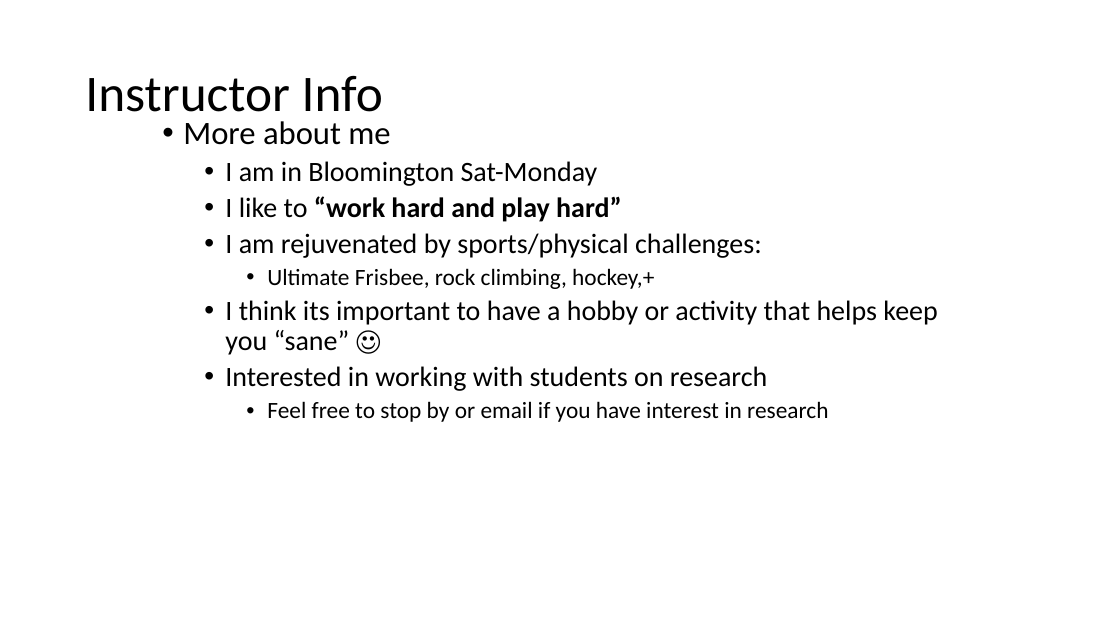
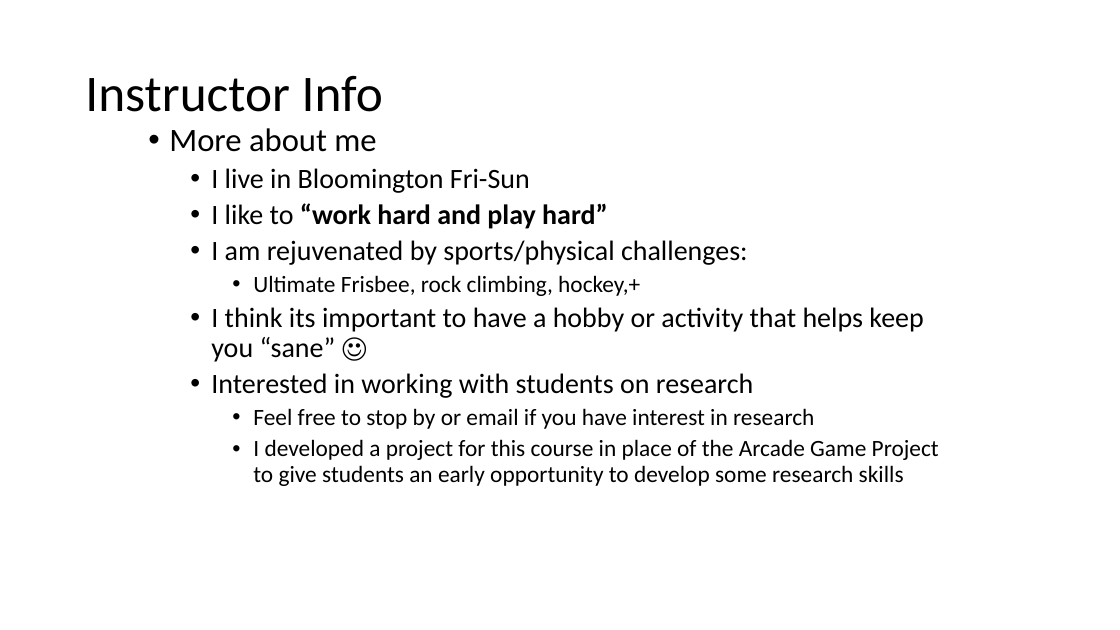
Before and after one commit to RHIT-CSSE/csse220, a slide deck: slide 7 of ClassMaterials/JavaIntro/Slides/InstructorIntro.pptx. Drawn at 1120x630 pixels with LibreOffice and Linux fonts; fonts in the diff are those of the drawing. Boxes give left, top, right and bottom in pixels: in the first picture for what was removed or moved away, otherwise in the second. Text is boxed around its words. In the diff, an @@ line names an element or a change of style, - is before the commit and + after.

```diff
--- a/ClassMaterials/JavaIntro/Slides/InstructorIntro.pptx
+++ b/ClassMaterials/JavaIntro/Slides/InstructorIntro.pptx
@@ text "More about me": place and size @@
-text "More about me" at [183, 121, 937, 422]
+text "More about me" at [169, 128, 939, 486]
@@ text at [211, 168, 530, 193]: text changed @@
-  • I am in Bloomington Sat-Monday
+  • I live in Bloomington Fri-Sun
@@ text at [253, 439, 939, 486]: paragraph added @@
+    • I developed a project for this course in place of the Arcade Game Project to give students an early opportunity to develop some research skills
```
Also in this commit, not shown: 6 other slides changed, 45 other files.
